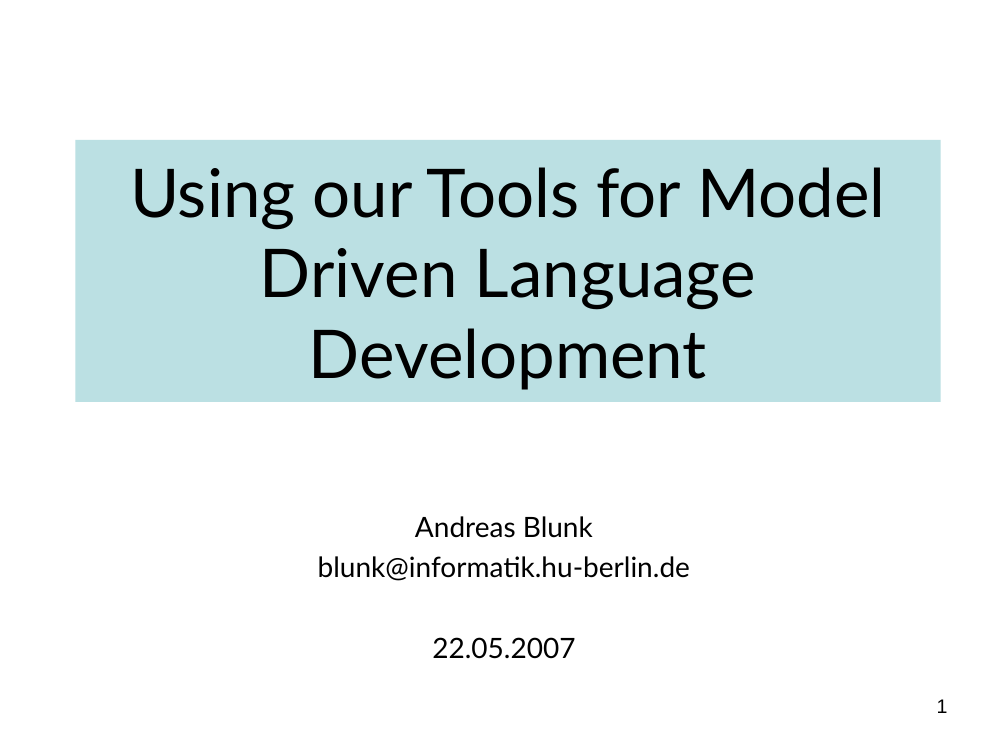
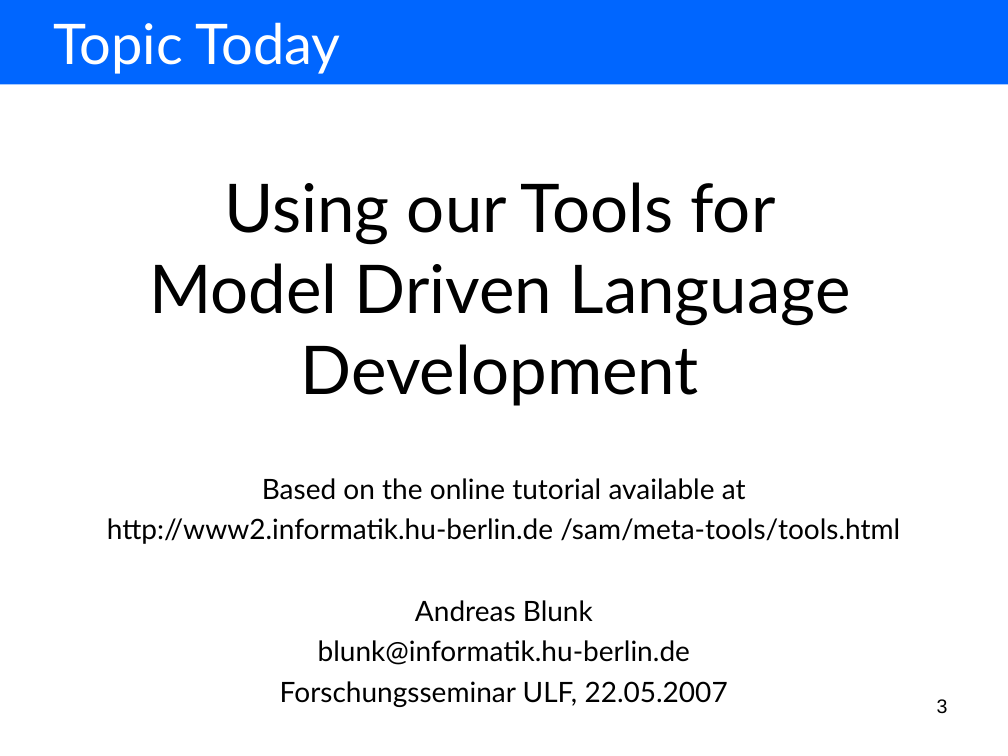
Before and after one commit to markus1978/amof2, a slide deck: slide 3 of hub.sam.stateautomaton/resources/presentation/using our tools for model driven language development.ppt (slide 1 before the commit). Drawn at 1008x756 pixels with LibreOffice and Linux fonts; fonts in the diff are those of the drawing. Boxes give left, top, right and bottom in pixels: in the first picture for what was removed or moved away, otherwise in the second. Text is boxed around its words. In the diff, an @@ line names an element or a change of style, - is before the commit and + after.

Commit message:
language refactored. added ocl query to operation.

```diff
--- a/hub.sam.stateautomaton/resources/presentation/using our tools for model driven language development.ppt
+++ b/hub.sam.stateautomaton/resources/presentation/using our tools for model driven language development.ppt
@@ rectangle added at <box>0,0,1008,85</box>, fill #0066FF @@
@@ text added at <box>53,22,341,74</box>, 40 pt, text #FFFFFF @@
+Topic Today
@@ text "Using our Tools for Model ...": place and size @@
-text "Using our Tools for Model ..." at <box>76,140,940,402</box>
+text "Using our Tools for Model ..." at <box>149,182,851,406</box>
@@ text "Using our Tools for Model ..." at <box>149,182,851,406</box>: fill #BBE0E3 to none @@
@@ text "Based on the online tutorial ...": place and size @@
-text "Based on the online tutorial ..." at <box>318,516,690,659</box>
+text "Based on the online tutorial ..." at <box>107,478,900,707</box>
@@ text at <box>107,478,900,544</box>: paragraphs added @@
+Based on the online tutorial available at
+http://www2.informatik.hu-berlin.de /sam/meta-tools/tools.html
@@ text at <box>318,600,690,665</box>: indent changed @@
@@ text at <box>280,681,728,707</box>: text changed @@
-22.05.2007
+Forschungsseminar ULF, 22.05.2007
@@ rectangle removed at <box>917,679,965,719</box> @@
@@ page number at <box>937,699,948,714</box>: text changed @@
-1
+3
```
Also in this commit, not shown: 2 other slides changed, 9 slides added, 7 slides removed, 28 other files.
